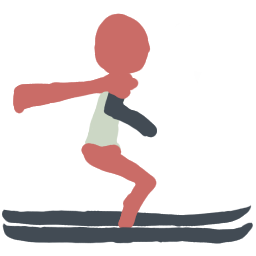
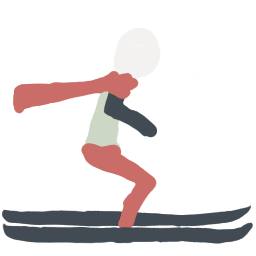
Two versions of the same layered image (256 × 256). Layer-by-layer changes:
added group "Grounded" with 7 layers above "JumpSketch" over [94, 13, 161, 80]
moved "Scarf" (1st of 2, in "Grounded") into group "Grounded" over [98, 64, 158, 80]
moved "Head" (1st of 2, in "Grounded") into group "Grounded", painted on it over [94, 13, 161, 80]
moved "Ski2R" into group "Grounded" over [94, 13, 161, 80]
moved "Arms" into group "Grounded" over [98, 64, 158, 80]
moved "Shirt" (1st of 2, in "Grounded") into group "Grounded" over [98, 64, 128, 75]
